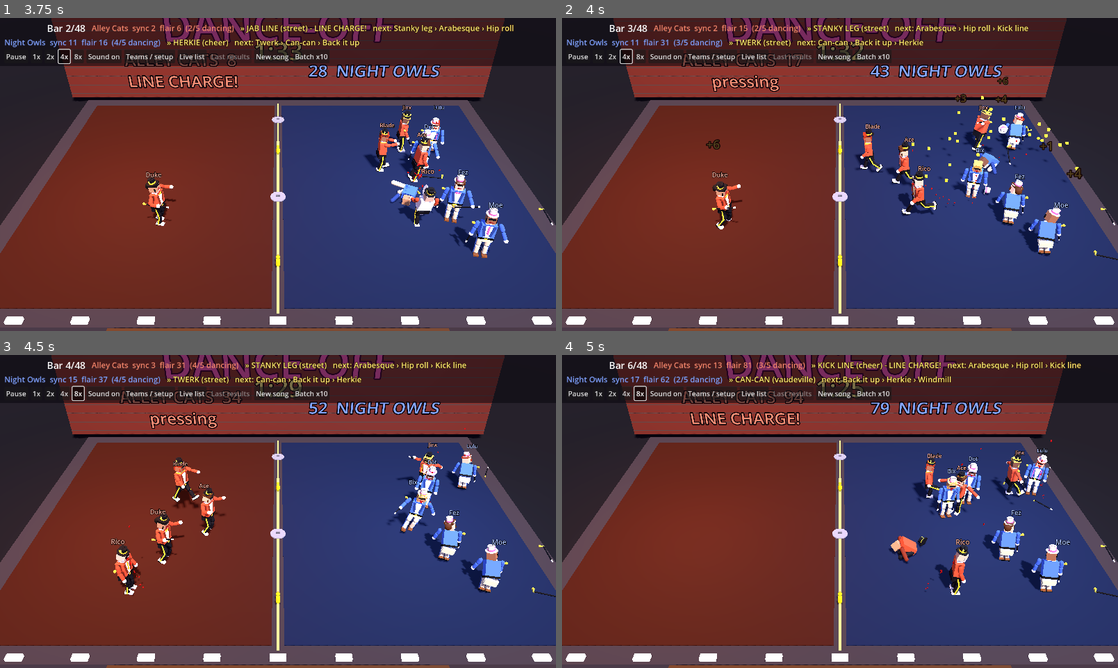
Above: before the commit, frames 1-4 (two rows, left to right).
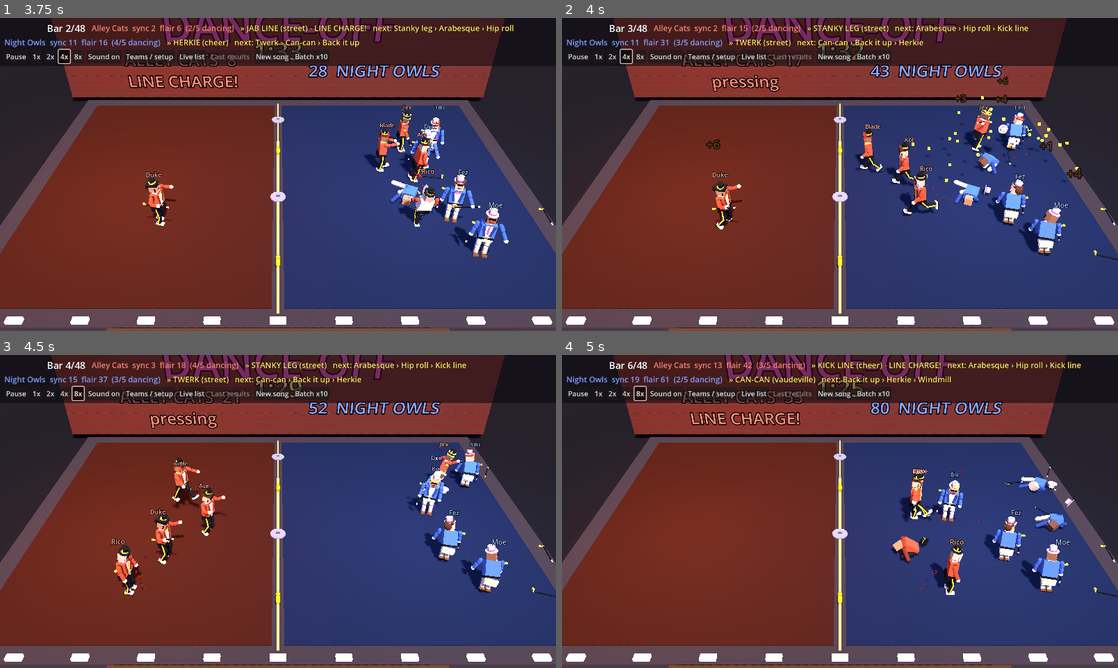
Above: after the commit, the same moments.

Repository: nathandunn/danceoff-bots
Game: Godot game, scene res://scenes/Main.tscn
Same seed, same stepped clock (60 frames per second), same inputs: the game is played once before the commit and once after it.
Inputs:
- Up to frame 1 (3.75 s): click "New song" at 0.5 s; click "New song" at 1.25 s; click "1x" at 2 s; click "2x" at 2.75 s; click "4x" at 3.5 s
- Up to frame 2 (4 s): no input
- Up to frame 3 (4.5 s): click "8x" at 4.25 s
- Up to frame 4 (5 s): no input

Frame 1 is identical in both runs. In frame 2, 0.9% of the frame differs, in the area x 27-88%, y 30-71%; in frame 3, 2.1%; in frame 4, 4.0%, in the area x 13-93%, y 2-77%.

Commit message:
Only dancing scores; injured dancers dance and rise slower; knocked out for good after four falls
Co-Authored-By: Claude Opus 5.5 <noreply@anthropic.com>
Claude-Session: https://claude.ai/code/session_01G4wX8KutpHNXMT9rpyt35H

Diff:
--- a/scripts/dancer.gd
+++ b/scripts/dancer.gd
@@ -133,6 +133,8 @@
 var shin_r: Node3D
 var _trouser_mat: StandardMaterial3D
 var _core_mi: MeshInstance3D = null
+var knocked_out := false   # too hurt to get up: lies there trying, for the rest of the song
+var _out_t := 0.0
 var _rise_t := 0.0        # struggling back to his feet: not dancing yet
 var _rise_len := 0.0
 var _slip_t := 0.0        # slipping a blow without breaking step
@@ -495,7 +497,7 @@
 
 
 func is_dancing() -> bool:
-	return action == "dance" and not returning and ragdoll == null and _stagger <= 0.0 and _dodge_t <= 0.0 and _rise_t <= 0.0
+	return not knocked_out and action == "dance" and not returning and ragdoll == null and _stagger <= 0.0 and _dodge_t <= 0.0 and _rise_t <= 0.0
 
 
 # ---------------------------------------------------------------- loop
@@ -515,6 +517,10 @@
 		_down -= delta
 		if _down <= 0.0 or manager.celebrating:
 			_get_up()
+		return
+	if knocked_out:
+		velocity = Vector3.ZERO
+		_out_pose(delta)
 		return
 	if _rise_t > 0.0 and not manager.celebrating:
 		_rise_t -= delta
@@ -562,7 +568,7 @@
 
 
 func _move() -> void:
-	velocity *= 1.0 - hurt   # a battered dancer is a slower one
+	velocity *= (1.0 - hurt) * (1.0 - 0.35 * injury())   # a battered dancer is a slower one
 	move_and_slide()
 	global_position = Stage.clamp_in(global_position, 0.4)
 
@@ -814,7 +820,12 @@
 			dir = -dir
 		_face(global_position + dir, delta)
 	var t := fposmod(float(manager.beat_f) - float(phrase_start) + tempo_err, float(Moves.beats(move)))
-	_apply_pose(Moves.pose(move if joined else "", t), delta)
+	# an injured man dances slower and smaller, stooped, half a beat behind his own steps
+	var inj := injury()
+	var pp := Moves.pose(move if joined else "", t * (1.0 - 0.4 * inj))
+	if inj > 0.01:
+		_injure_pose(pp, inj)
+	_apply_pose(pp, delta)
 
 
 ## His place in the crew's wedge, wherever the crew has advanced it to; on a strike move an
@@ -1001,9 +1012,11 @@
 	stats["strike_hits"] += 1.0
 	var pts := Tune.v("strike_pts") * clampf(execution * (1.0 - 0.8 * wear()), 0.2, 1.4)
 	stats["flair"] += pts
-	stats["strike_pts"] += pts
-	manager.add_flair(team, pts, true)
-	_pop("+%d!" % int(round(pts)), Color(1.0, 0.38, 0.25), true)
+	# only the dancing scores (owner, 2026-10-01): a blow that lands is worth nothing in itself
+	if pts > 0.0:
+		stats["strike_pts"] += pts
+		manager.add_flair(team, pts, true)
+	_pop("POW!", Color(1.0, 0.38, 0.25), true)
 	victim.take_hit(self, "strike", victim.global_position - global_position, strength_skill)
 
 
@@ -1245,6 +1258,8 @@
 
 
 func take_hit(by: Dancer, how: String, dir: Vector3, power: float) -> void:
+	if knocked_out:
+		return
 	if ragdoll != null or manager == null or not manager.running:
 		return
 	var now: float = manager.elapsed
@@ -1419,12 +1434,61 @@
 		_got_up_at = float(manager.elapsed)
 		# every time he's put down he takes longer to get back up, and longer still while he's hurt
 		if not manager.celebrating:
+			if float(stats["floored"]) >= Tune.v("ko_falls") or injury() >= Tune.v("ko_injury"):
+				knocked_out = true
+				_out_t = 0.0
+				action = "out"
+				_pop("OUT!", Color(0.85, 0.85, 0.9), true)
+				return
 			var prior := maxf(float(stats["floored"]) - 1.0, 0.0)
-			_rise_len = minf((Tune.v("rise_base") + Tune.v("rise_per_fall") * prior) * (1.0 + hurt), 5.0)
+			_rise_len = minf((Tune.v("rise_base") + Tune.v("rise_per_fall") * prior) * (1.0 + hurt + injury()), 6.0)
 			_rise_t = _rise_len
 
 
 ## Hands on knees, pushing himself up from a crouch, swaying - slower the more he's been floored.
+## How badly he's been knocked about, 0 .. 1: the falls so far and the fresh hurt together.
+func injury() -> float:
+	return clampf(wear() * 1.2 + hurt * 0.7, 0.0, 1.0)
+
+
+func _injure_pose(p: Dictionary, inj: float) -> void:
+	var k := 1.0 - 0.5 * inj
+	for key in ["arm_l", "arm_r"]:
+		var v: Vector3 = p[key]
+		p[key] = v.lerp(Vector3(0.15, 0, -0.1 if key == "arm_l" else 0.1), 1.0 - k)
+	for key in ["leg_l", "leg_r"]:
+		p[key] = (p[key] as Vector3) * k
+	for key in ["sway", "tilt", "counter", "twist", "turn"]:
+		p[key] = float(p.get(key, 0.0)) * k
+	p["hunch"] = float(p.get("hunch", 0.0)) + 0.3 * inj
+	p["nod"] = float(p.get("nod", 0.0)) + 0.25 * inj
+
+
+## Out for the count: face down on the boards, every few seconds pushing up on his arms and
+## a knee, and flopping back.
+func _out_pose(delta: float) -> void:
+	_out_t += delta
+	var cyc := fposmod(_out_t, 3.4)
+	var push := sin(clampf((cyc - 1.6) / 1.1, 0.0, 1.0) * PI) * (0.6 + 0.4 * sin(_out_t * 0.7))
+	var p := Moves.pose("", 0.0)
+	p["lean"] = -1.45 + 0.5 * push
+	p["bob"] = -0.05
+	p["sway"] = 0.0
+	p["tilt"] = 0.15 * sin(_out_t * 1.3)
+	p["arm_l"] = Vector3(2.4 - 0.9 * push, 0, -0.5)
+	p["arm_r"] = Vector3(2.4 - 0.9 * push, 0, 0.5)
+	p["elbow_l"] = 1.4 - 1.0 * push
+	p["elbow_r"] = 1.4 - 1.0 * push
+	p["leg_l"] = Vector3(0.6 * push, 0, -0.1)
+	p["leg_r"] = Vector3(0.1, 0, 0.1)
+	p["knee_l"] = 1.2 * push
+	p["knee_r"] = 0.2
+	p["hunch"] = 0.2 * push
+	p["nod"] = -0.5 + 0.3 * push
+	p["turn"] = 0.4 * sin(_out_t * 0.5)
+	_apply_pose(p, delta)
+
+
 func _rise_pose(delta: float) -> void:
 	var u := 1.0 - clampf(_rise_t / maxf(_rise_len, 0.01), 0.0, 1.0)
 	var p := Moves.pose("", 0.0)
--- a/scripts/match_manager.gd
+++ b/scripts/match_manager.gd
@@ -455,7 +455,7 @@
 func standing(t: int) -> Array[Dancer]:
 	var out: Array[Dancer] = []
 	for d in dancers:
-		if d.team == t and d.ragdoll == null:
+		if d.team == t and d.ragdoll == null and not d.knocked_out:
 			out.append(d)
 	return out
 
--- a/scripts/tune.gd
+++ b/scripts/tune.gd
@@ -9,10 +9,10 @@
 	"grudge_mult": 1.5,     # pull towards whoever last hit you
 	"guard_mult": 2.2,      # teamwork weight on wading in for a mate
 	"fetch_mult": 1.0,      # scale on the urge to fetch a prop
-	"kd_base": 0.38,         # knockdown chance at equal strength and balance
-	"down_mult": 1.0,       # scale on time spent on the floor
+	"kd_base": 0.6,          # knockdown chance at equal strength and balance
+	"down_mult": 1.6,       # scale on time spent on the floor
 	"rejoin_beats": 4.0,    # a dancer who stopped rejoins at the next phrase (8) or bar (4)
-	"strike_pts": 18.0,      # flair for a dance-strike that lands
+	"strike_pts": 0.0,       # flair for a dance-strike that lands
 	"press_bias": 0.0,      # added to every crew's urge to move up on the other lot
 	"charge_bonus": 0.5,    # extra pull for a hothead to throw a punch at the charge's target too
 	"retort_s": 4.0,        # outside a charge, a dancer only punches someone who hit him this recently
@@ -32,7 +32,9 @@
 	"rise_per_fall": 0.45,  # and this much longer for every knockdown before it
 	"slip_base": 0.1,       # chance a dancer who sees a blow coming slips it without breaking step
 	"slip_caution": 0.2,    # plus this much times his caution
-	"shy_dist": 2.2,        # a dancer edges away from a rival on a kicking move closer than this     # chance a charge is a line (each kicks his own man) rather than a gang rush    # extra flair, at most, for a crew whose last four calls span four styles     # extra timing wobble per unit of hurt (1 = twice as ragged at full hurt)
+	"shy_dist": 2.2,
+	"ko_falls": 4.0,        # put down this many times (or hurt past ko_injury) and he stays down for the song
+	"ko_injury": 0.95,        # a dancer edges away from a rival on a kicking move closer than this     # chance a charge is a line (each kicks his own man) rather than a gang rush    # extra flair, at most, for a crew whose last four calls span four styles     # extra timing wobble per unit of hurt (1 = twice as ragged at full hurt)
 }
 
 static var values := DEFAULTS.duplicate()
Not shown, changed: README.md
Not shown, changed: dist/index.html
Not shown, changed: dist/index.js.gz
Not shown, changed: dist/index.pck.gz
Not shown, changed: dist/index.wasm.gz
